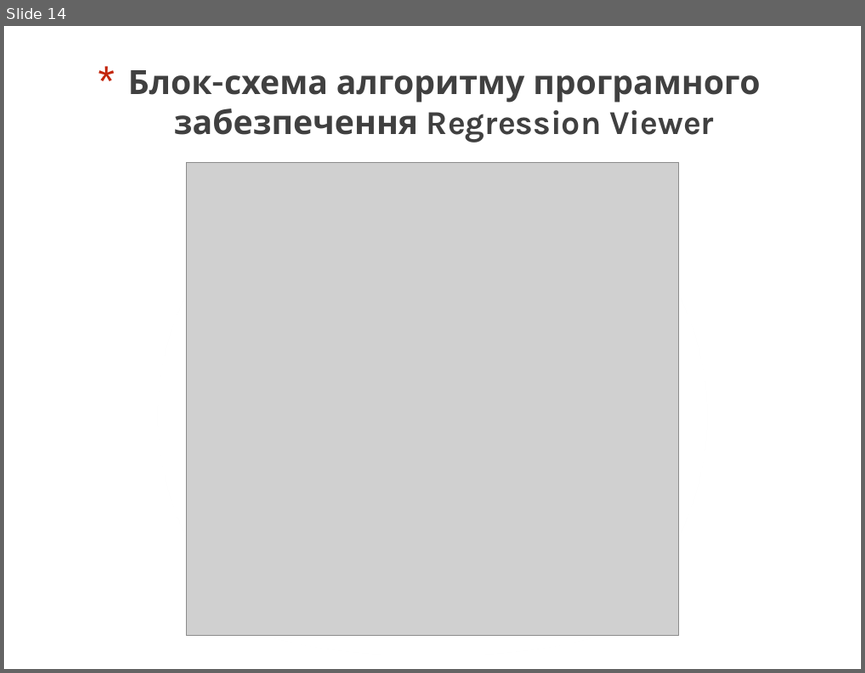
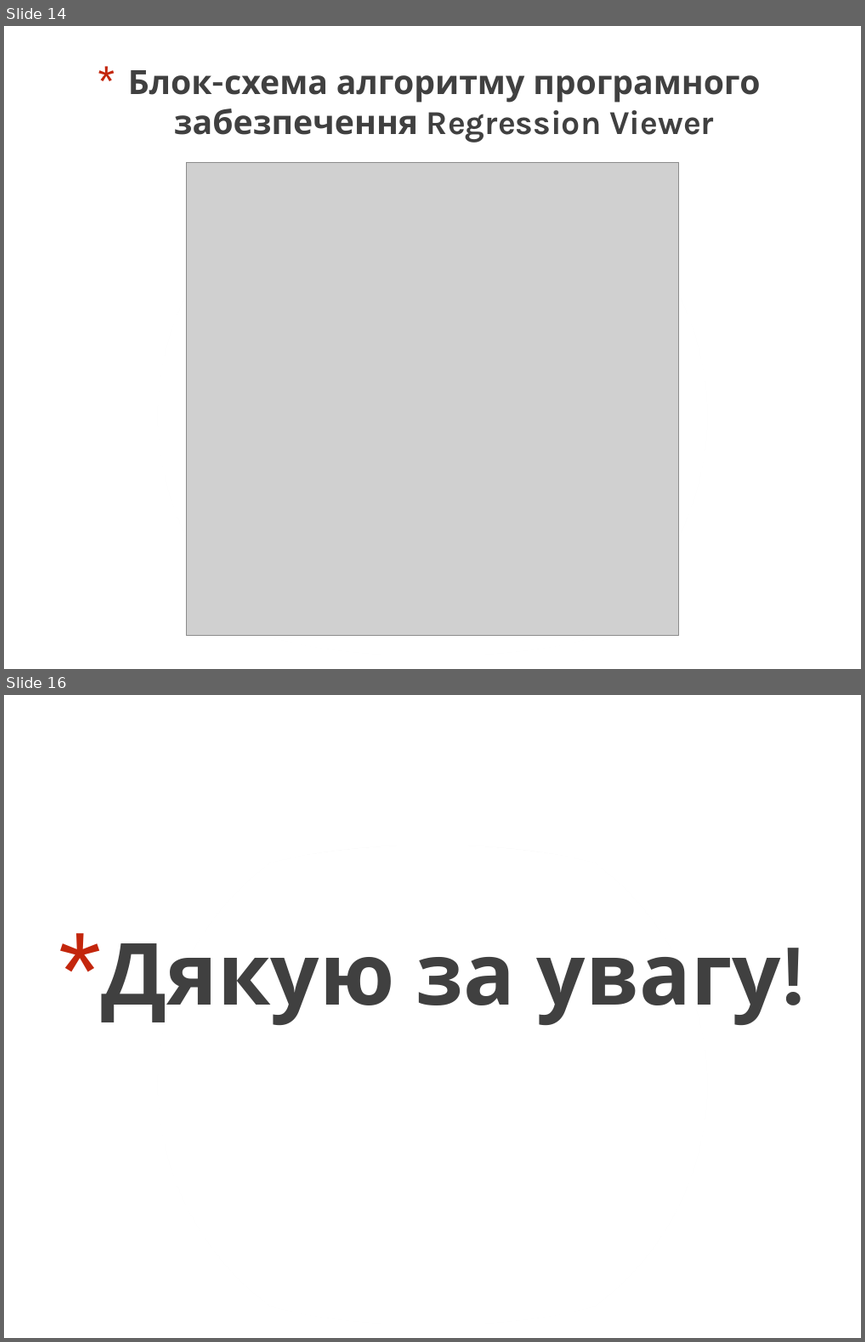
Before and after one commit to asdanilenk/Bakalavr, a slide deck: Diplom.pptx. Shown one above the other, each under a label of ours: slide 14 before the commit, slides 14 and 16 after it; the slides between them are not shown. The pictures are 865x673 and 865x1342 pixels, drawn with LibreOffice and Linux fonts; fonts in the diff are those of the drawing; grey boxes stand for pictures. Boxes give left, top, right and bottom in pixels: in the first picture for what was removed or moved away, otherwise in the second. Text is boxed around its words. In the diff, an @@ line names an element or a change of style, - is before the commit and + after.

```diff
--- a/Diplom.pptx
+++ b/Diplom.pptx
@@ slide 16 added at (4, 695, 861, 1338), background #FFFFFF; not listed: 4 template elements that a slide beside it also shows @@
@@ title added at (102, 943, 781, 1025), 72 pt, text gradient #000000 to #404040 to #212745, bold @@
+* Дякую за увагу!
```
Also in this commit, not shown: 1 slide changed, 1 other file.
